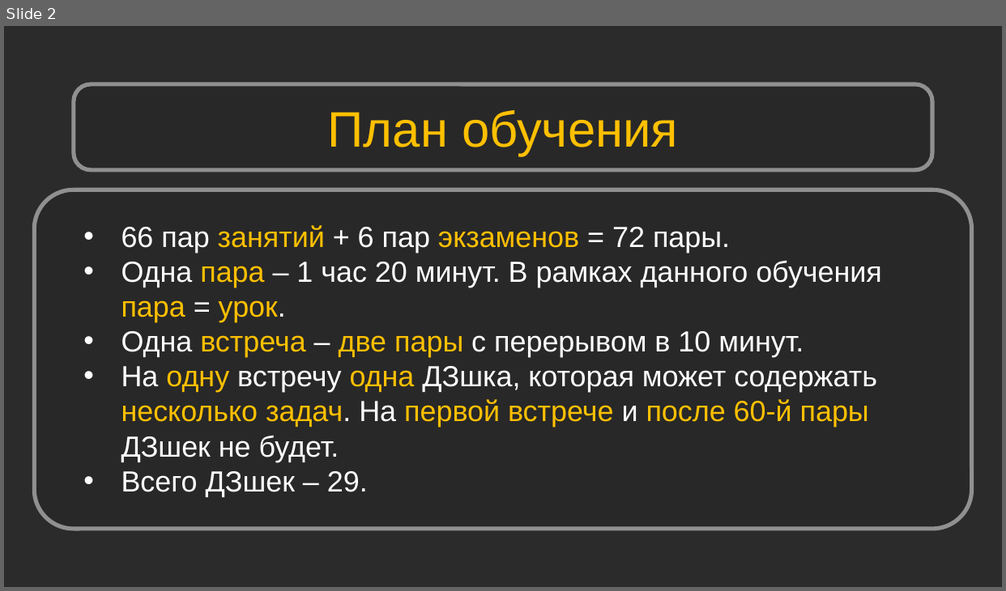
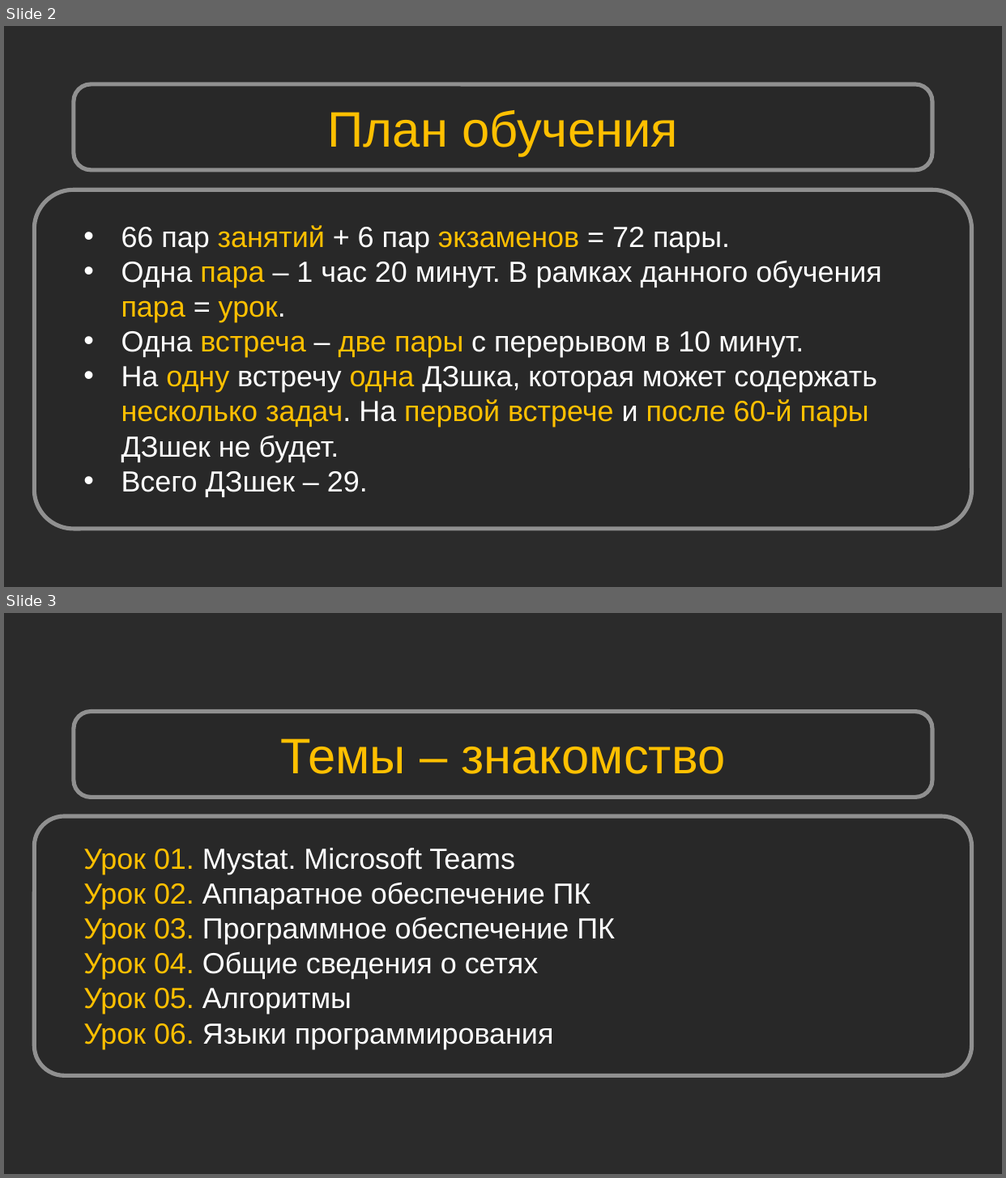
Before and after one commit to Shikonohito/Python_Bootcamp, a slide deck: Урок 01. Mystat. Microsoft Teams/Урок 1. Mystat. Microsoft Teams.pptx. Shown one above the other, each under a label of ours: slide 2 before the commit, slides 2 and 3 after it. The pictures are 1006x591 and 1006x1178 pixels, drawn with LibreOffice and Linux fonts; fonts in the diff are those of the drawing; background and template pictures are left out; a plain dark background stands for a picture behind light text. Boxes give left, top, right and bottom in pixels: in the first picture for what was removed or moved away, otherwise in the second. Text is boxed around its words. In the diff, an @@ line names an element or a change of style, - is before the commit and + after.

```diff
--- a/Урок 01. Mystat. Microsoft Teams/Урок 1. Mystat. Microsoft Teams.pptx
+++ b/Урок 01. Mystat. Microsoft Teams/Урок 1. Mystat. Microsoft Teams.pptx
@@ slide 3 added at [4, 613, 1002, 1174], background picture (left out) @@
@@ rounded rectangle added at [74, 712, 932, 798], fill #262626 at 50% opacity, outline #909090 4 pt @@
@@ text added at [280, 739, 726, 774], 48 pt, text #FFC000 @@
+Темы – знакомство
@@ rounded rectangle added at [34, 816, 971, 1076], fill #262626 at 50% opacity, outline #909090 4 pt @@
@@ text added at [83, 848, 615, 1050], 28 pt, text #FFFFFF @@
+Урок 01. Mystat. Microsoft Teams
+Урок 02. Аппаратное обеспечение ПК
+Урок 03. Программное обеспечение ПК
+Урок 04. Общие сведения о сетях
+Урок 05. Алгоритмы
+Урок 06. Языки программирования
```
Also in this commit, not shown: 3 slides changed, 20 other slides added, 2 slides removed, 20 other files.
